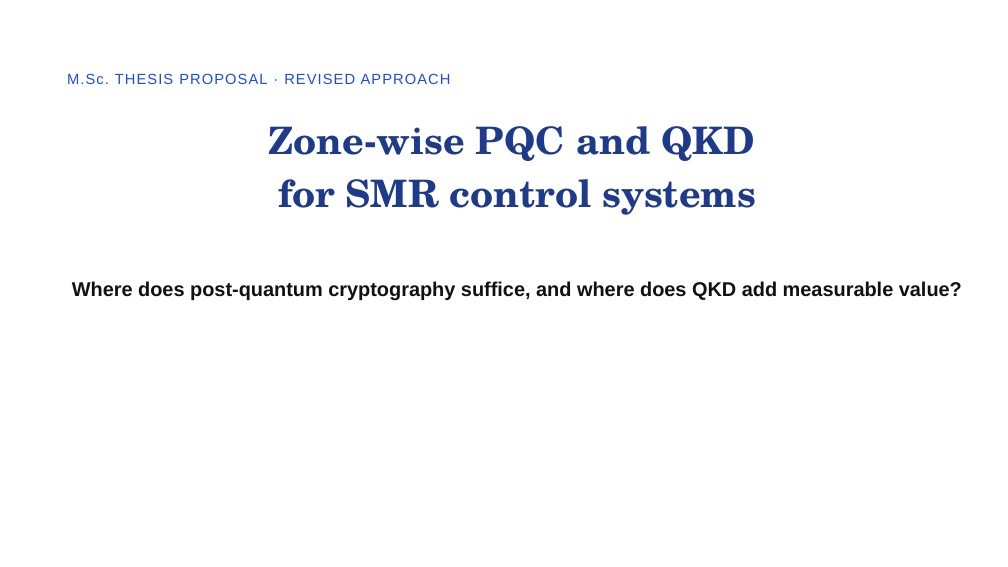
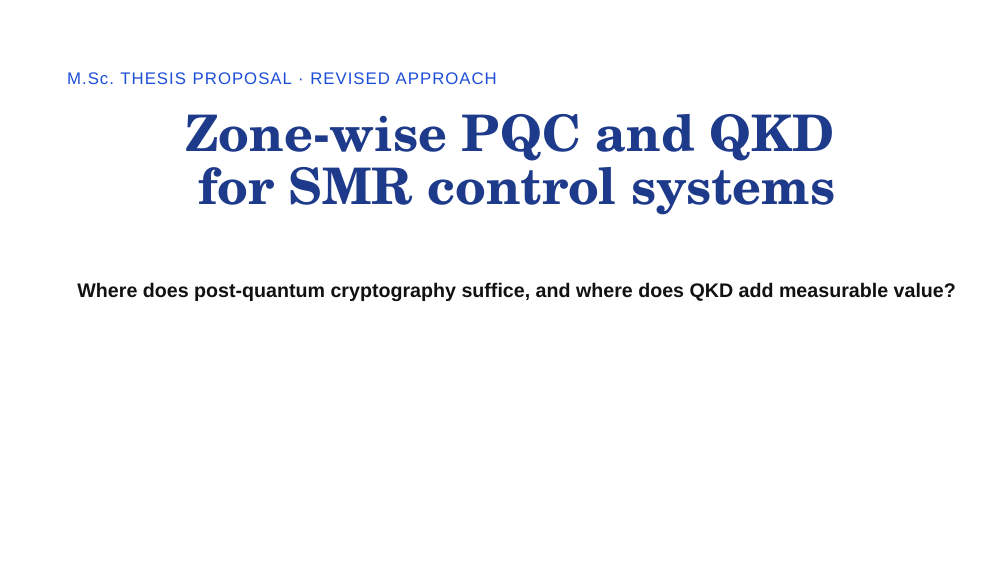
Before and after one commit to SAMeh-ZAGhloul/QRNF_True_Randomness_Tests, a slide deck: slide 1 of Docs/Zone-Wise PQC and QKD for SMR Control Systems.pptx. Drawn at 1008x567 pixels with LibreOffice and Linux fonts; fonts in the diff are those of the drawing. Boxes give left, top, right and bottom in pixels: in the first picture for what was removed or moved away, otherwise in the second. Text is boxed around its words. In the diff, an @@ line names an element or a change of style, - is before the commit and + after.

```diff
--- a/Docs/Zone-Wise PQC and QKD for SMR Control Systems.pptx
+++ b/Docs/Zone-Wise PQC and QKD for SMR Control Systems.pptx
@@ text "M.Sc. THESIS PROPOSAL · REVISED ..." at [67,72,497,84]: size 14 to 16 pt @@
@@ title "Zone-wise PQC and QKD for ..." at [185,114,835,215]: size 36 to 48 pt @@
@@ text "Where does post-quantum cryptography suffice, ..." at [77,282,956,301]: size 19 to 18.7 pt @@
```
Also in this commit, not shown: 1 other slide changed, 2 other files.
